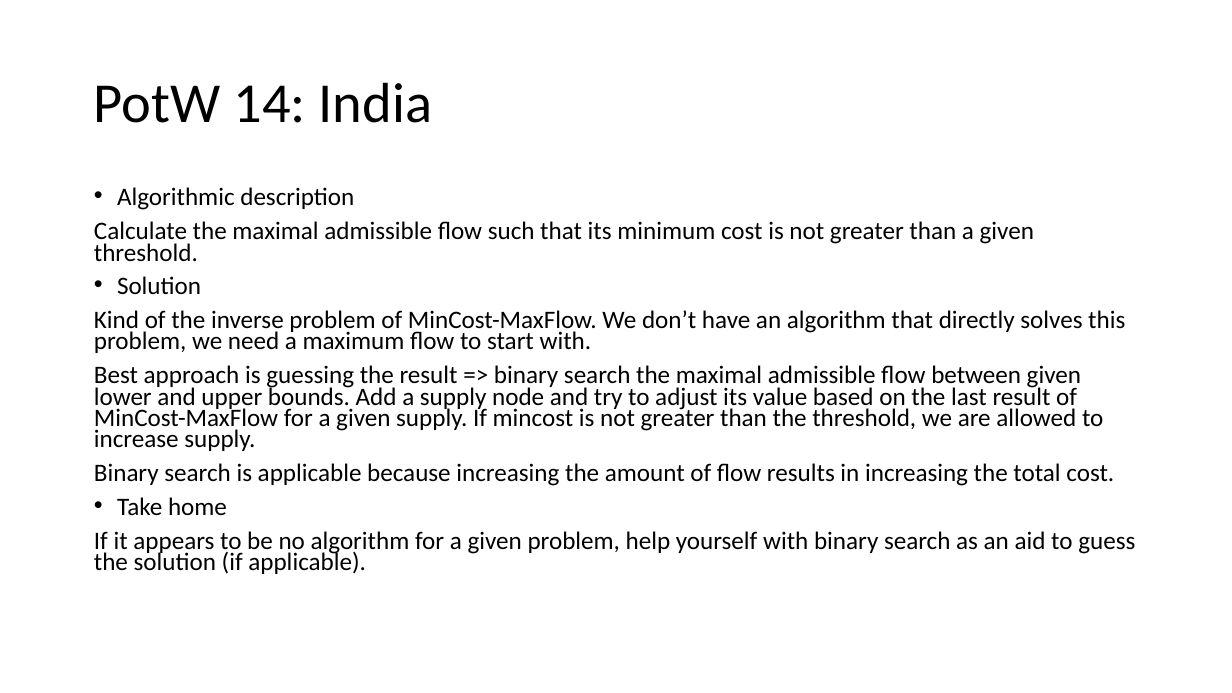
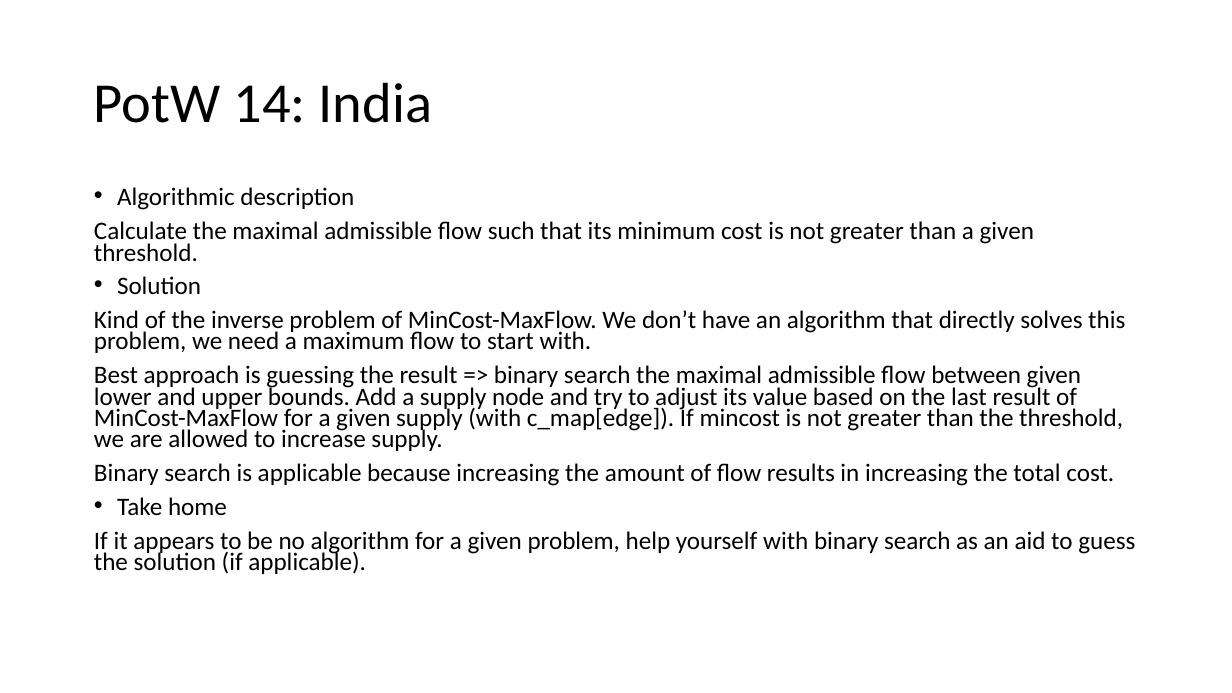
Before and after one commit to giacomocamposampiero/algolab, a slide deck: slide 51 of Recap.pptx (slide 48 before the commit). Drawn at 1232x693 pixels with LibreOffice and Linux fonts; fonts in the diff are those of the drawing. Boxes give left, top, right and bottom in pixels: in the first picture for what was removed or moved away, otherwise in the second. Text is boxed around its words. In the diff, an @@ line names an element or a change of style, - is before the commit and + after.

```diff
--- a/Recap.pptx
+++ b/Recap.pptx
@@ text at (x1=94, y1=365, x2=1123, y2=451): text changed @@
-Best approach is guessing the result => binary search the maximal admissible flow between given lower and upper bounds. Add a supply node and try to adjust its value based on the last result of MinCost-MaxFlow for a given supply. If mincost is not greater than the threshold, we are allowed to increase supply.
+Best approach is guessing the result => binary search the maximal admissible flow between given lower and upper bounds. Add a supply node and try to adjust its value based on the last result of MinCost-MaxFlow for a given supply (with c_map[edge]). If mincost is not greater than the threshold, we are allowed to increase supply.
```
Also in this commit, not shown: 3 other slides changed, 3 slides added, 3 other files.
